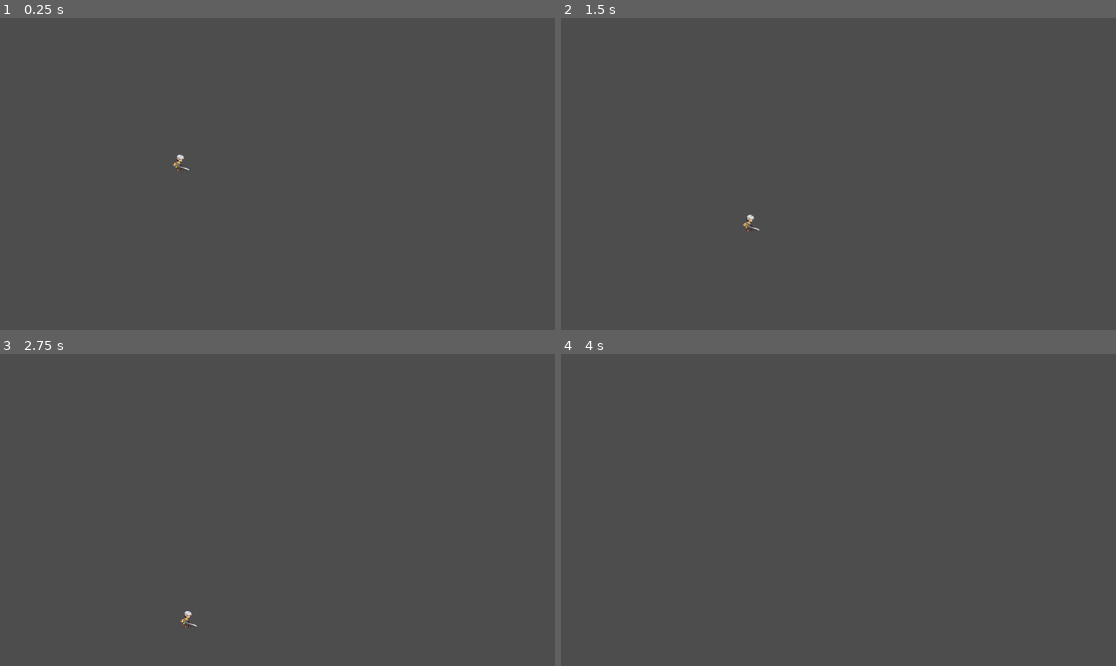
Above: before the commit, frames 1-4 (two rows, left to right).
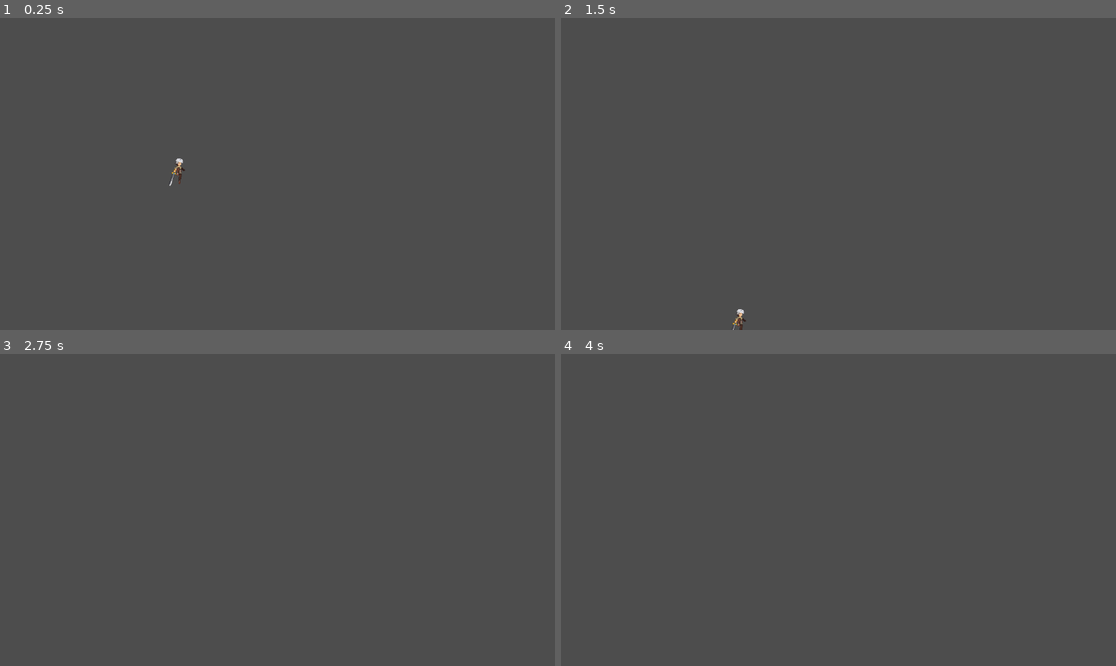
Above: after the commit, the same moments.

Repository: Danny-Quiroz/progra2-facu
Game: Godot game, scene res://escenas/componentes/jugador/jugador.tscn
Same seed, same stepped clock (60 frames per second), same inputs: the game is played once before the commit and once after it.
Inputs:
- Up to frame 1 (0.25 s): no input
- Up to frame 2 (1.5 s): hold W (saltar, bound only after the commit) 0.53-1.28 s; hold D (mover_derecha) from 0.53 s (still down); tap W (saltar, bound only after the commit) at 1.35 s
- Up to frame 3 (2.75 s): tap W (saltar, bound only after the commit) at 1.52, 1.82 s; release D (mover_derecha) at 2.03 s; hold A (mover_izquierda) from 2.03 s (still down); hold W (saltar, bound only after the commit) from 2.03 s (still down)
- Up to frame 4 (4 s): release A (mover_izquierda) at 2.78 s; release W (saltar, bound only after the commit) at 2.78 s; hold D (mover_derecha) from 2.78 s (still down); tap W (saltar, bound only after the commit) at 2.85, 3.02, 3.32 s; hold W (saltar, bound only after the commit) from 3.53 s (still down)

The runs differ from the first frame. In frame 1, 0.1% of the frame differs, in the area x 30-35%, y 43-54%; in frame 2, 0.1%, in the area x 30-36%, y 63-100%; in frame 3, less than 0.1%; in frame 4, nothing differs.

Commit message:
actualizacion
se subieron los estados de saltar
correr y caer. Ademas se agrego el piso

Diff:
--- /dev/null
+++ b/escenas/componentes/jugador/estados/atacar.gd
@@ -0,0 +1 @@
+extends Node
--- /dev/null
+++ b/escenas/componentes/jugador/estados/cayendo.gd
@@ -0,0 +1,12 @@
+extends Estado
+
+func enter():
+	jugador.sprite.play("Cayendo")
+
+func physics_update(_delta):
+	print(jugador.sprite)
+	jugador.velocity.y = jugador.gravedad
+	jugador.move_and_slide()
+
+	if jugador.is_on_floor():
+		get_parent().ir_a_siguiente_estado("Quieto")
--- /dev/null
+++ b/escenas/componentes/jugador/estados/corriendo.gd
@@ -0,0 +1,18 @@
+extends Estado
+
+func enter():
+	jugador.sprite.play("Corriendo")
+
+func physics_update(_delta):
+	if Input.is_action_pressed("saltar"):
+			get_parent().ir_a_siguiente_estado("Saltar")
+	if Input.is_action_pressed("mover_derecha"):
+		jugador.velocity.x = jugador.speed
+		jugador.move_and_slide()
+		jugador.sprite.flip_h = false
+	elif Input.is_action_pressed("mover_izquierda"):
+		jugador.velocity.x = -jugador.speed
+		jugador.move_and_slide()
+		jugador.sprite.flip_h = true
+	else:
+		get_parent().ir_a_siguiente_estado("Quieto")
--- a/escenas/componentes/jugador/estados/quieto.gd
+++ b/escenas/componentes/jugador/estados/quieto.gd
@@ -1,7 +1,13 @@
 extends Estado
 
 func enter():
-	print ("hola")
+	jugador.sprite.play("Quieto")
 
-func update(_delta):
-	jugador.velocity.y = 100
+func physics_update(_delta):
+	if not jugador.is_on_floor():
+		get_parent().ir_a_siguiente_estado("Cayendo")
+	if jugador.is_on_floor():
+		if Input.is_action_pressed("mover_derecha") or Input.is_action_pressed("mover_izquierda"):
+			get_parent().ir_a_siguiente_estado("Corriendo")
+	if Input.is_action_pressed("saltar"):
+			get_parent().ir_a_siguiente_estado("Saltar")
--- /dev/null
+++ b/escenas/componentes/jugador/estados/saltar.gd
@@ -0,0 +1,9 @@
+extends Estado
+
+func enter():
+	jugador.sprite.play("Saltando")
+
+func physics_update(_delta):
+	if Input.is_action_pressed("saltar"):
+		jugador.velocity.y = -jugador.gravedad
+		jugador.move_and_slide()
--- a/escenas/componentes/jugador/jugador.gd
+++ b/escenas/componentes/jugador/jugador.gd
@@ -1,8 +1,11 @@
 extends CharacterBody2D
 
-@export var speed = 20
+@export var speed = 60
+@export var gravedad = 250.0
+@export var sprite : AnimatedSprite2D
 
 func _physics_process(_delta):
-	var direccion = Input.get_axis("mover_izquierda","mover_derecha")
-	velocity.x = direccion * speed
-	move_and_slide()
+	pass
+
+func hola():
+	print("hola")
--- a/escenas/componentes/jugador/jugador.tscn
+++ b/escenas/componentes/jugador/jugador.tscn
@@ -7,6 +7,10 @@
 [ext_resource type="Texture2D" uid="uid://by8kp2rflgl0c" path="res://assets/texturas/jogador/run.png" id="4_udejt"]
 [ext_resource type="Script" uid="uid://c7ek3vomhkq2e" path="res://escenas/componentes/jugador/estados/quieto.gd" id="6_ar1kp"]
 [ext_resource type="Script" uid="uid://clmjhcokpmm71" path="res://escenas/componentes/maquina_estado/maquinaestado.gd" id="6_y0sdt"]
+[ext_resource type="Script" uid="uid://b7k6a2et5bkm0" path="res://escenas/componentes/jugador/estados/cayendo.gd" id="8_udejt"]
+[ext_resource type="Script" uid="uid://clyxjbsvrmwl6" path="res://escenas/componentes/jugador/estados/corriendo.gd" id="9_y0sdt"]
+[ext_resource type="Script" uid="uid://nrkd0grakf7b" path="res://escenas/componentes/jugador/estados/saltar.gd" id="10_y0sdt"]
+[ext_resource type="Script" uid="uid://cbjgamiootuvp" path="res://escenas/componentes/jugador/estados/atacar.gd" id="11_lde6h"]
 
 [sub_resource type="RectangleShape2D" id="RectangleShape2D_6on4n"]
 size = Vector2(42.005, 49.985)
@@ -135,7 +139,7 @@
 "texture": SubResource("AtlasTexture_arqa2")
 }],
 "loop": true,
-"name": &"atacando",
+"name": &"Atacando",
 "speed": 5.0
 }, {
 "frames": [{
@@ -158,7 +162,7 @@
 "texture": SubResource("AtlasTexture_1gvko")
 }],
 "loop": true,
-"name": &"cayendo",
+"name": &"Cayendo",
 "speed": 5.0
 }, {
 "frames": [{
@@ -187,7 +191,7 @@
 "texture": SubResource("AtlasTexture_jxwsh")
 }],
 "loop": true,
-"name": &"corriendo",
+"name": &"Corriendo",
 "speed": 5.0
 }, {
 "frames": [{
@@ -204,7 +208,7 @@
 "texture": SubResource("AtlasTexture_ar1kp")
 }],
 "loop": true,
-"name": &"quieto",
+"name": &"Quieto",
 "speed": 6.0
 }, {
 "frames": [{
@@ -224,13 +228,14 @@
 "texture": SubResource("AtlasTexture_rfx56")
 }],
 "loop": true,
-"name": &"saltando",
+"name": &"Saltando",
 "speed": 5.0
 }]
 
-[node name="jugador" type="CharacterBody2D"]
+[node name="jugador" type="CharacterBody2D" node_paths=PackedStringArray("sprite")]
 position = Vector2(378, 263)
 script = ExtResource("1_6on4n")
+sprite = NodePath("AnimatedSprite2D")
 metadata/_edit_group_ = true
 
 [node name="CollisionShape2D" type="CollisionShape2D" parent="."]
@@ -239,14 +244,25 @@
 
 [node name="AnimatedSprite2D" type="AnimatedSprite2D" parent="."]
 sprite_frames = SubResource("SpriteFrames_ouxw5")
-animation = &"saltando"
-frame_progress = 0.240202
+animation = &"Quieto"
 
 [node name="MaquinaEstado" type="Node" parent="." node_paths=PackedStringArray("jugador")]
 script = ExtResource("6_y0sdt")
 jugador = NodePath("..")
 metadata/_custom_type_script = "uid://clmjhcokpmm71"
 
-[node name="Estado" type="Node" parent="MaquinaEstado"]
+[node name="Quieto" type="Node" parent="MaquinaEstado"]
 script = ExtResource("6_ar1kp")
 metadata/_custom_type_script = "uid://r3kqxemtfqqy"
+
+[node name="Cayendo" type="Node" parent="MaquinaEstado"]
+script = ExtResource("8_udejt")
+
+[node name="Corriendo" type="Node" parent="MaquinaEstado"]
+script = ExtResource("9_y0sdt")
+
+[node name="Saltar" type="Node" parent="MaquinaEstado"]
+script = ExtResource("10_y0sdt")
+
+[node name="Atacar" type="Node" parent="MaquinaEstado"]
+script = ExtResource("11_lde6h")
--- a/escenas/componentes/maquina_estado/estado.gd
+++ b/escenas/componentes/maquina_estado/estado.gd
@@ -9,6 +9,9 @@
 func enter():
 	pass
 
+func physics_update(_delta):
+	pass
+
 func update(_delta):
 	pass
 
--- a/escenas/componentes/maquina_estado/maquinaestado.gd
+++ b/escenas/componentes/maquina_estado/maquinaestado.gd
@@ -2,6 +2,7 @@
 class_name MaquinaEstado
 
 @export var jugador : CharacterBody2D
+
 var estado_actual : Estado
 
 func _ready():
@@ -11,7 +12,10 @@
 func _process(_delta):
 	estado_actual.update(_delta)
 
-func ir_a_siguiente_estado(estado_siguiente : Estado):
+func _physics_process(_delta):
+	estado_actual.physics_update(_delta)
+
+func ir_a_siguiente_estado(estado_siguiente : String):
 	estado_actual.exit()
-	estado_actual = estado_siguiente
+	estado_actual = get_node(estado_siguiente)
 	estado_actual.enter()
--- a/escenas/nivel_0/nivel0.tscn
+++ b/escenas/nivel_0/nivel0.tscn
@@ -1,8 +1,17 @@
-[gd_scene load_steps=2 format=3 uid="uid://3en7s58rgv6m"]
+[gd_scene load_steps=3 format=3 uid="uid://3en7s58rgv6m"]
 
 [ext_resource type="PackedScene" uid="uid://77tj71vt7ic3" path="res://escenas/componentes/jugador/jugador.tscn" id="1_mlxhv"]
+
+[sub_resource type="RectangleShape2D" id="RectangleShape2D_mlxhv"]
+size = Vector2(540, 20)
 
 [node name="Nivel0" type="Node2D"]
 
 [node name="jugador" parent="." instance=ExtResource("1_mlxhv")]
 position = Vector2(438, 283)
+
+[node name="StaticBody2D" type="StaticBody2D" parent="."]
+
+[node name="CollisionShape2D" type="CollisionShape2D" parent="StaticBody2D"]
+position = Vector2(325, 335)
+shape = SubResource("RectangleShape2D_mlxhv")
--- a/project.godot
+++ b/project.godot
@@ -27,6 +27,16 @@
 "events": [Object(InputEventKey,"resource_local_to_scene":false,"resource_name":"","device":-1,"window_id":0,"alt_press …(192 unchanged characters)…
 ]
 }
+saltar={
+"deadzone": 0.2,
+"events": [Object(InputEventKey,"resource_local_to_scene":false,"resource_name":"","device":-1,"window_id":0,"alt_pressed":false,"shift_pressed":false,"ctrl_pressed":false,"meta_pressed":false,"pressed":false,"keycode":0,"physical_keycode":87,"key_label":0,"unicode":119,"location":0,"echo":false,"script":null)
+]
+}
+atacar={
+"deadzone": 0.2,
+"events": [Object(InputEventKey,"resource_local_to_scene":false,"resource_name":"","device":-1,"window_id":0,"alt_pressed":false,"shift_pressed":false,"ctrl_pressed":false,"meta_pressed":false,"pressed":false,"keycode":0,"physical_keycode":69,"key_label":0,"unicode":101,"location":0,"echo":false,"script":null)
+]
+}
 
 [rendering]
 
Not shown, added: escenas/componentes/jugador/estados/atacar.gd.uid
Not shown, added: escenas/componentes/jugador/estados/cayendo.gd.uid
Not shown, added: escenas/componentes/jugador/estados/corriendo.gd.uid
Not shown, added: escenas/componentes/jugador/estados/saltar.gd.uid
Not shown: 1 places in escenas/componentes/jugador/jugador.tscn that only renumber resources
